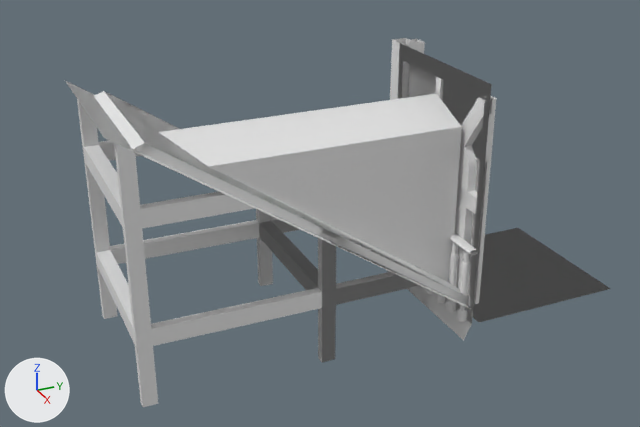
A saved change to the Blender file Interiors/RevenueHouse/Attic/Interior_RevenueHouse_Attic.blend.
One viewpoint serves both versions: a 50 mm lens placed at (9.55, -5.49, 5.6), pointed at (1.04, -1.66, 1.35). Arrows for +X, +Y and +Z are at lower left; the lights stay in place. The picture after the commit comes second.

Names of what the first picture shows: 'Interior_RevenueHouse_Attic_BalustradeStraight', 'Interior_RevenueHouse_Attic_CeilingAngleType2', 'Interior_RevenueHouse_Attic_CeilingAngleType3', 'Interior_RevenueHouse_Attic_CeilingAngleType4', 'Interior_RevenueHouse_Attic_CeilingAngleWindow', 'Interior_RevenueHouse_Attic_CeilingFlat', 'Interior_RevenueHouse_Attic_Floor', 'Interior_RevenueHouse_Attic_WallCorner', 'Interior_RevenueHouse_Attic_WallDoor', 'Interior_RevenueHouse_Attic_WallType1', 'Interior_RevenueHouse_Attic_WallType2', 'Interior_RevenueHouse_Attic_WallType3' and 2 more.
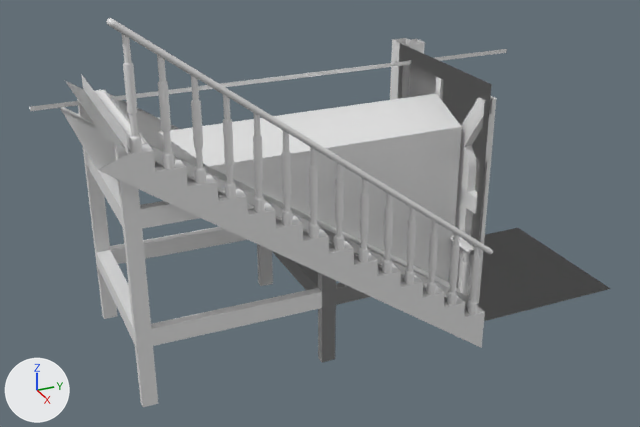
Commit message: Added stairs to Interior Attic

The edits, one by one:
Mesh me_interior_revenuehouse_attic_stairs is new.
It has 1140 vertices, 1019 faces and spans x 0.0..2.1, y -4.6..1.3, z -0.3..4.0.
Object 'Interior_RevenueHouse_Attic_Stairs' (ob_interior_revenuehouse_attic_stairs) is new; it shows me_interior_revenuehouse_attic_stairs.
Its location is (0.0, 0.0, 0.0).
It gains a WEIGHTED_NORMAL modifier named 'WeightedNormal'.
Modifier setting: keep_sharp = True.

Where the change shows, as pixel boxes (x1, y1, x2, y2) in the pictures (640 x 427 px):
'Interior_RevenueHouse_Attic_Stairs', added
    after: (29, 18, 507, 348)
'Interior_RevenueHouse_Attic_CeilingAngleType2', unchanged, covered by the edit
    before: (108, 93, 470, 308)
    after: (121, 100, 469, 307)
